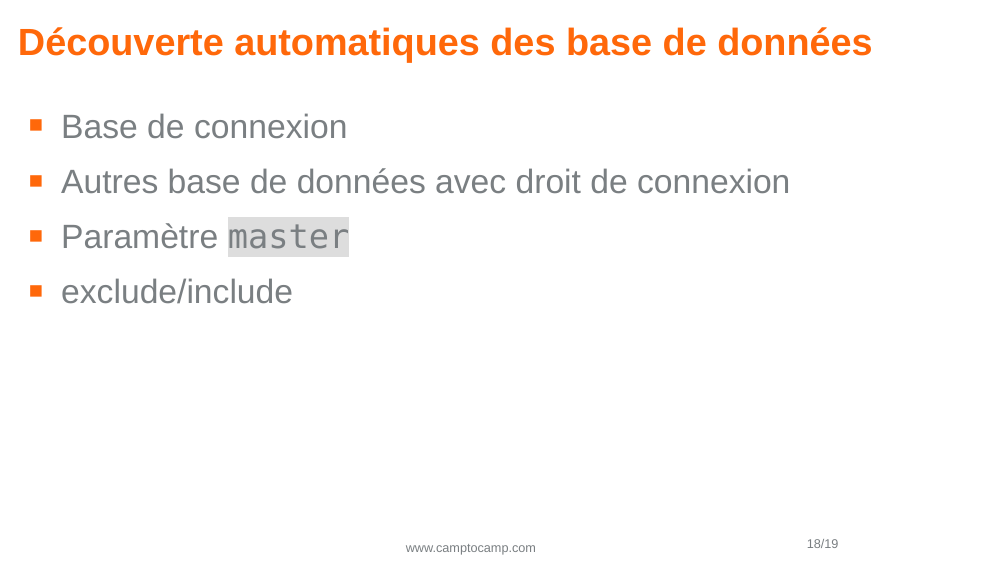
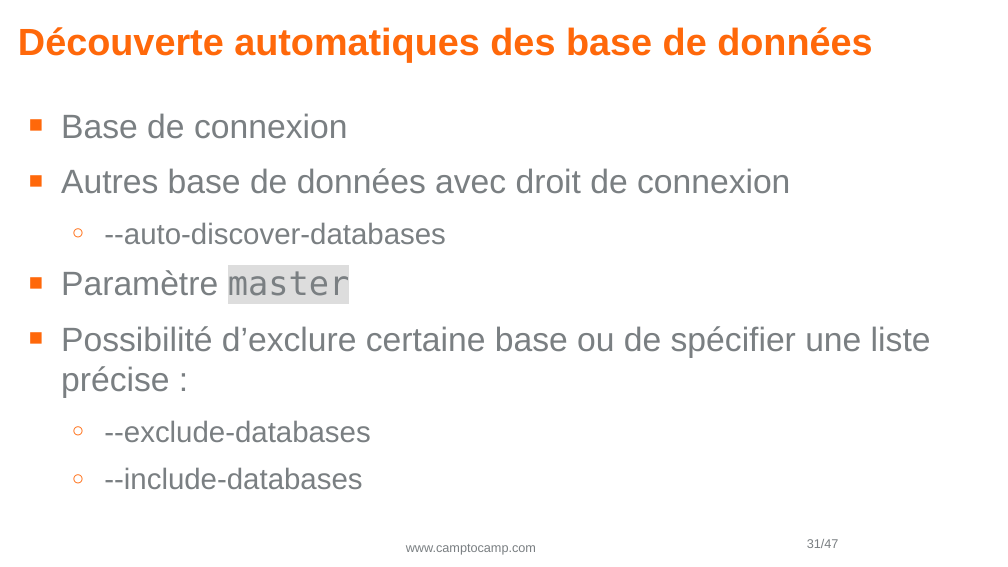
Before and after one commit to Vampouille/demo-prometheus-postgres, a slide deck: slide 31 of pgday2.odp (slide 18 before the commit). Drawn at 1008x567 pixels with LibreOffice and Linux fonts; fonts in the diff are those of the drawing; background and template pictures are left out. Boxes give left, top, right and bottom in pixels: in the first picture for what was removed or moved away, otherwise in the second. Text is boxed around its words. In the diff, an @@ line names an element or a change of style, - is before the commit and + after.

```diff
--- a/pgday2.odp
+++ b/pgday2.odp
@@ text at box(104, 222, 446, 244): paragraph added @@
+  ○ --auto-discover-databases
@@ text at box(61, 326, 931, 489): text changed @@
-■ exclude/include
+■ Possibilité d’exclure certaine base ou de spécifier une liste précise :
+  ○ --exclude-databases
+  ○ --include-databases
@@ page number at box(807, 539, 839, 548): text changed @@
-18/19
+31/47
```
Also in this commit, not shown: 5 other slides changed, 29 slides added, 1 slide removed, 2 other files.
